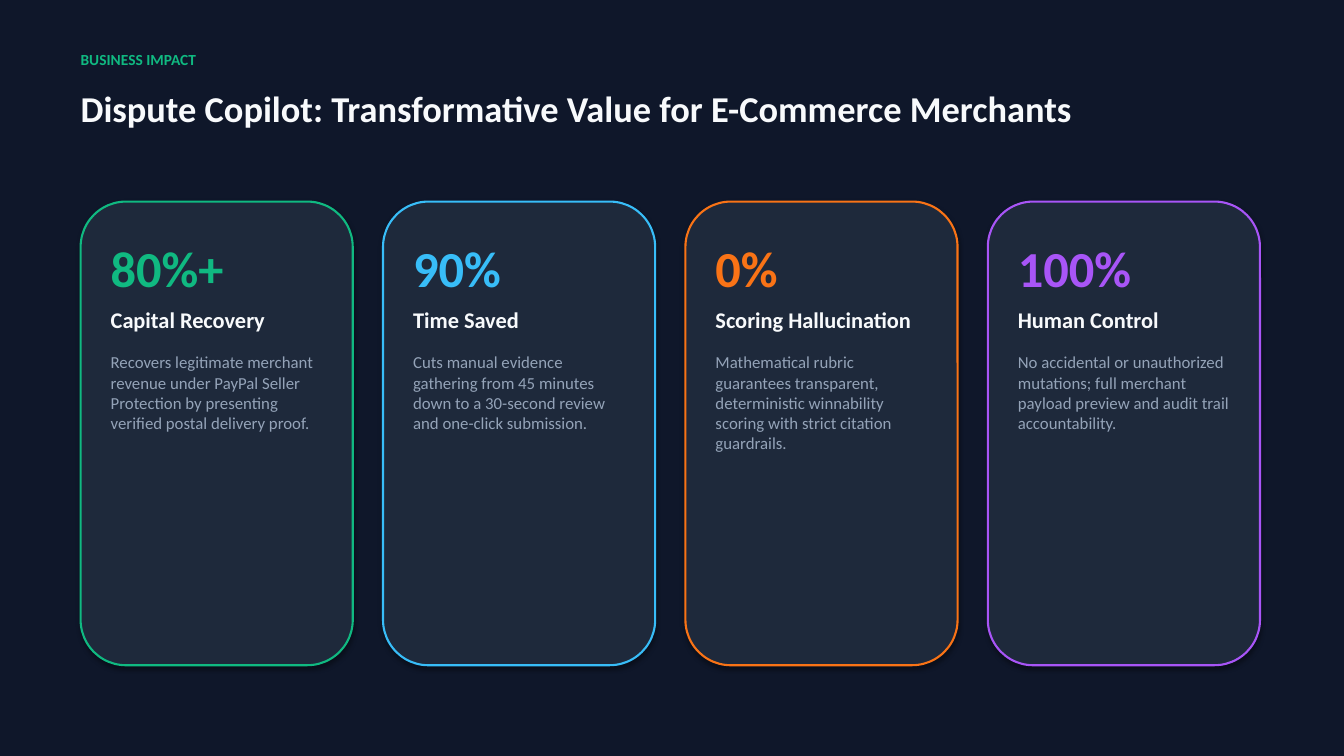
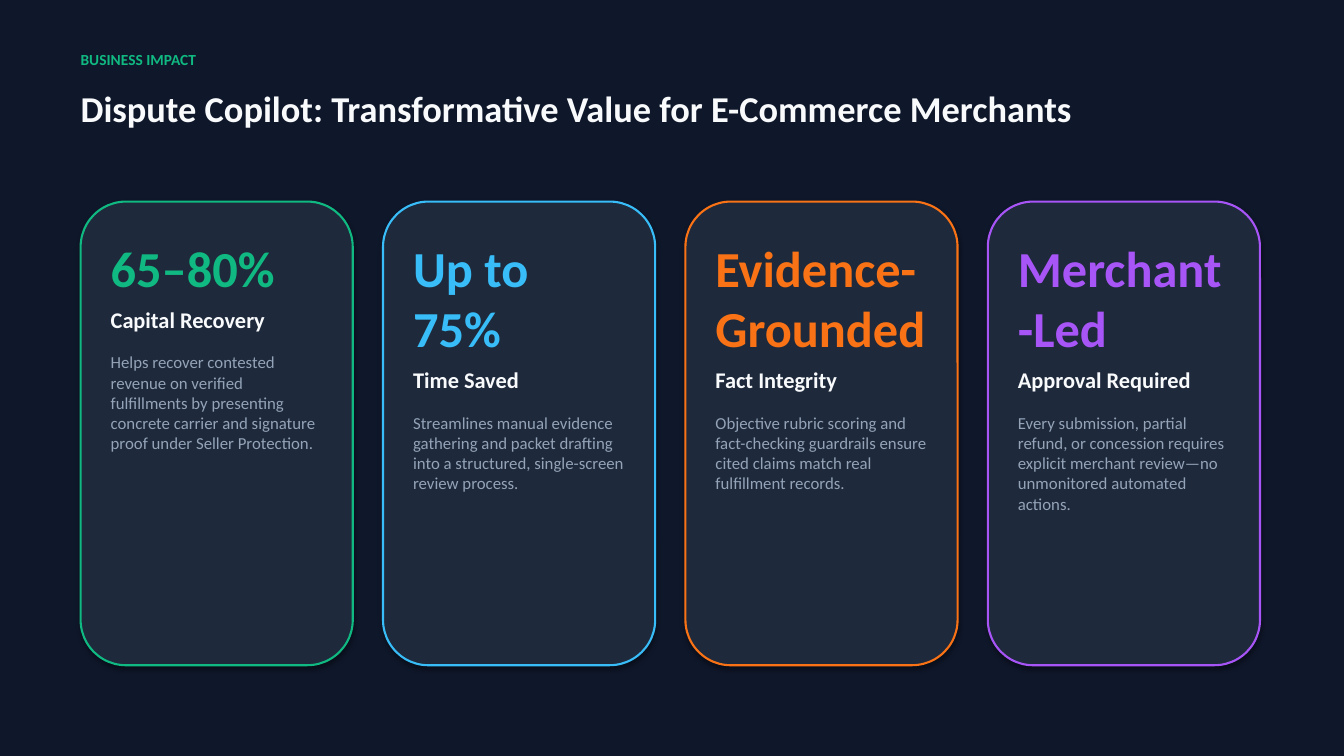
Before and after one commit to SthitadheeDas/DisputeCopilot, a slide deck: slide 10 of DisputeCopilot_Presentation.pptx. Drawn at 1344x756 pixels with LibreOffice and Linux fonts; fonts in the diff are those of the drawing. Boxes give left, top, right and bottom in pixels: in the first picture for what was removed or moved away, otherwise in the second. Text is boxed around its words. In the diff, an @@ line names an element or a change of style, - is before the commit and + after.

Commit message:
docs: adjust presentation claims to realistic, evidence-grounded metrics

```diff
--- a/DisputeCopilot_Presentation.pptx
+++ b/DisputeCopilot_Presentation.pptx
@@ text at box(111, 252, 275, 288): text changed @@
-80%+
+65–80%
@@ text at box(413, 254, 528, 348): text changed @@
-90%
+Up to 75%
@@ text at box(715, 251, 927, 489): text changed @@
-0%
-Scoring Hallucination
-Mathematical rubric guarantees transparent, deterministic winnability scoring with strict citation guardrails.
+Evidence-Grounded
+Fact Integrity
+Objective rubric scoring and fact-checking guardrails ensure cited claims match real fulfillment records.
@@ text at box(1018, 251, 1224, 510): text changed @@
-100%
-Human Control
-No accidental or unauthorized mutations; full merchant payload preview and audit trail accountability.
+Merchant-Led
+Approval Required
+Every submission, partial refund, or concession requires explicit merchant review—no unmonitored automated actions.
@@ text at box(111, 356, 315, 452): text changed @@
-Recovers legitimate merchant revenue under PayPal Seller Protection by presenting verified postal delivery proof.
+Helps recover contested revenue on verified fulfillments by presenting concrete carrier and signature proof under Seller Protection.
@@ text at box(413, 417, 623, 492): text changed @@
-Cuts manual evidence gathering from 45 minutes down to a 30-second review and one-click submission.
+Streamlines manual evidence gathering and packet drafting into a structured, single-screen review process.
```
Also in this commit, not shown: 6 other slides changed, 1 other file.
